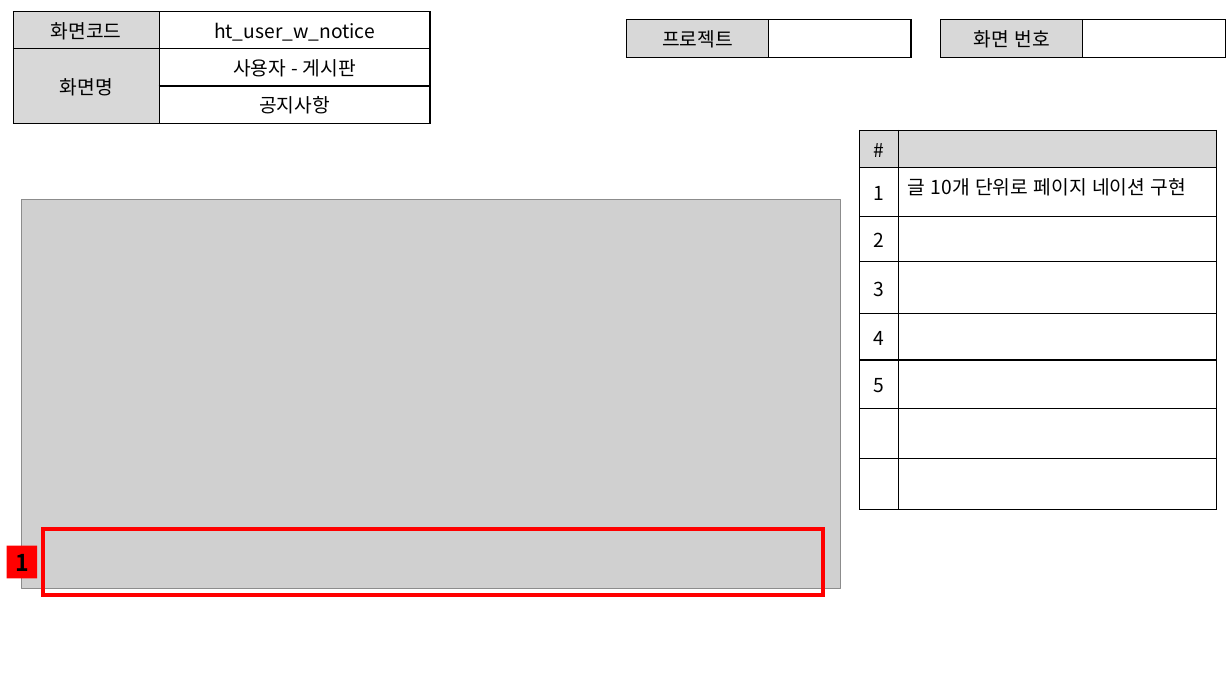
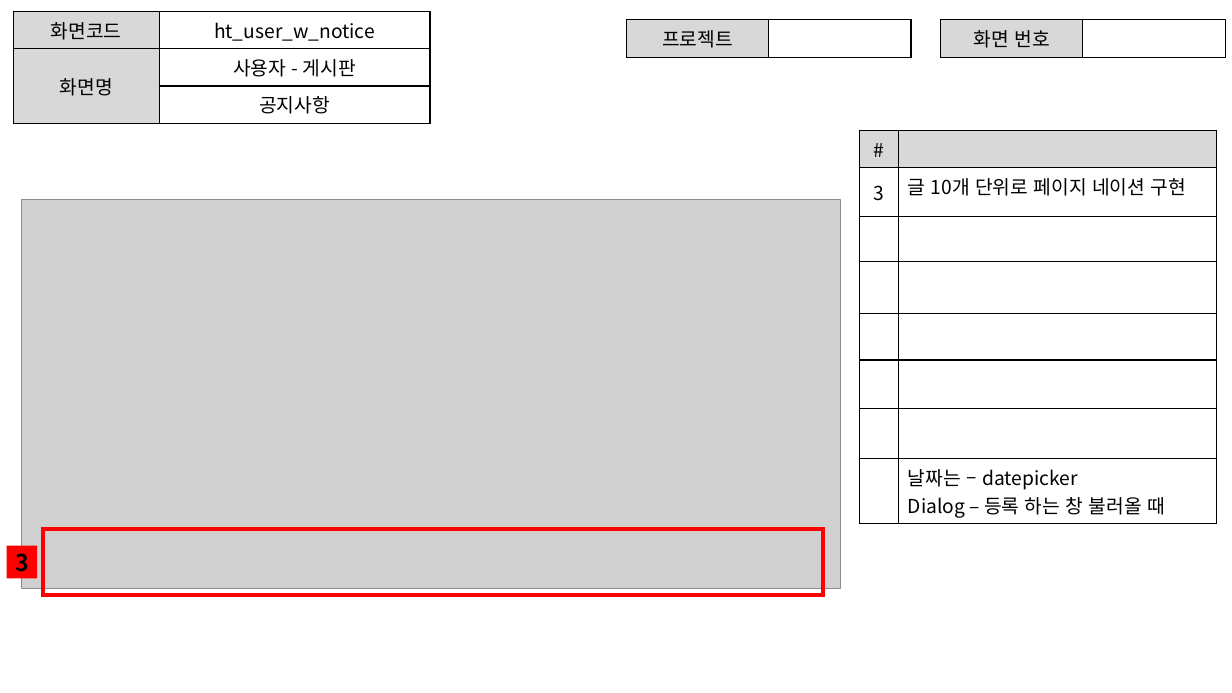
Before and after one commit to ezenteam2/e-Zone, a slide deck: slide 3 of 0 발표용 파워포인트/project05 - 파워포인트 종합 - 현태.pptx. Drawn at 1232x693 pixels with LibreOffice and Linux fonts; fonts in the diff are those of the drawing; grey boxes stand for pictures. Boxes give left, top, right and bottom in pixels: in the first picture for what was removed or moved away, otherwise in the second. Text is boxed around its words. In the diff, an @@ line names an element or a change of style, - is before the commit and + after.

```diff
--- a/0 발표용 파워포인트/project05 - 파워포인트 종합 - 현태.pptx
+++ b/0 발표용 파워포인트/project05 - 파워포인트 종합 - 현태.pptx
@@ table at (860, 130, 1217, 522) @@
-row 2: 1 | 글 10개 단위로 페이지 네이션 구현
-row 3: 2 | 
-row 4: 3 | 
-row 5: 4 | 
-row 6: 5 | 
+row 2: 3 | 글 10개 단위로 페이지 네이션 구현
+row 5:  | 
+row 6:  | 
+row 7:  | 
+row 8:  | 날짜는 – datepicker / Dialog – 등록 하는 창 불러올 때
@@ text in rectangle at (16, 553, 30, 572): text changed @@
-1
+3
```
Also in this commit, not shown: 12 other slides changed, 2 other files.
